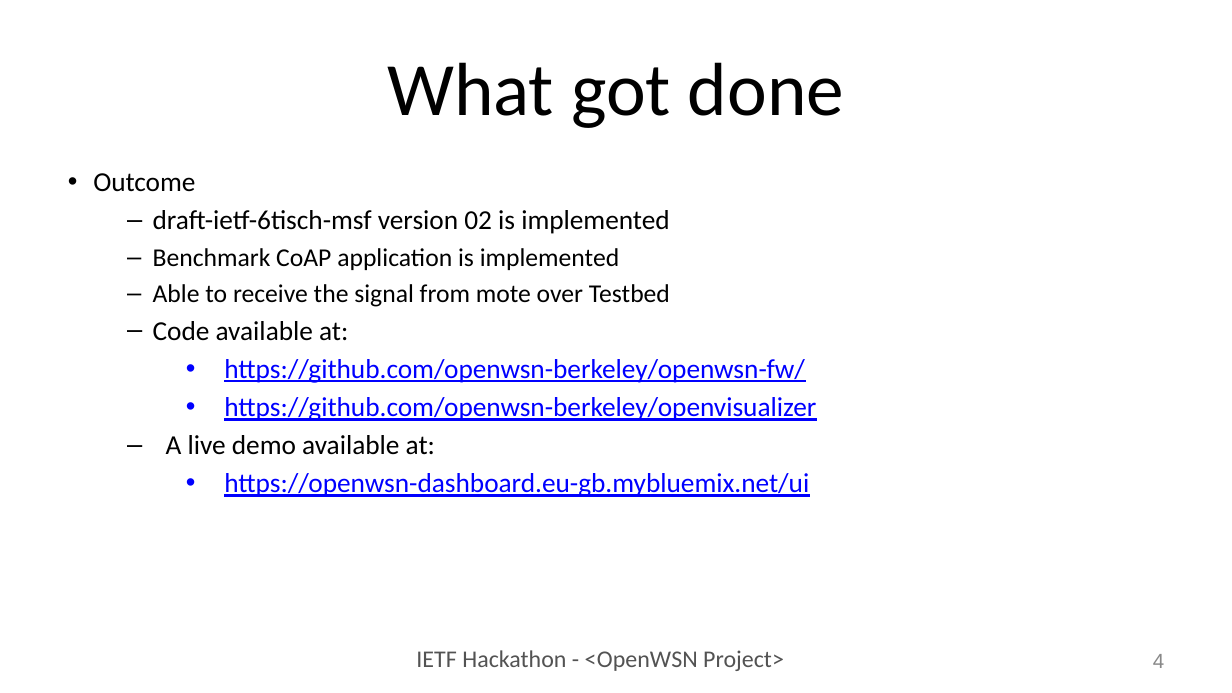
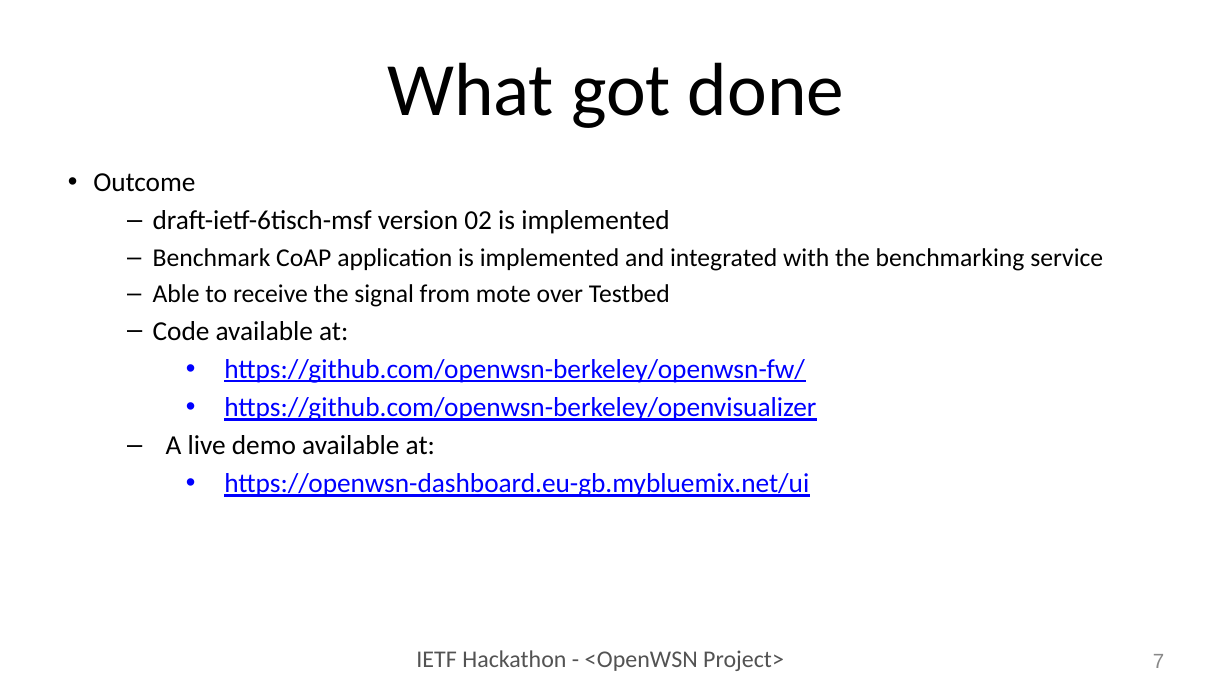
Before and after one commit to IETF-Hackathon/ietf104-project-presentations, a slide deck: slide 7 of openwsn_hackathon104.pptx (slide 4 before the commit). Drawn at 1232x693 pixels with LibreOffice and Linux fonts; fonts in the diff are those of the drawing. Boxes give left, top, right and bottom in pixels: in the first picture for what was removed or moved away, otherwise in the second. Text is boxed around its words. In the diff, an @@ line names an element or a change of style, - is before the commit and + after.

```diff
--- a/openwsn_hackathon104.pptx
+++ b/openwsn_hackathon104.pptx
@@ text at (153,248,1103,271): text changed @@
-  – Benchmark CoAP application is implemented
+  – Benchmark CoAP application is implemented and integrated with the benchmarking service
@@ page number at (1153,654,1164,668): text changed @@
-4
+7
```
Also in this commit, not shown: 5 other slides changed, 3 slides added.
